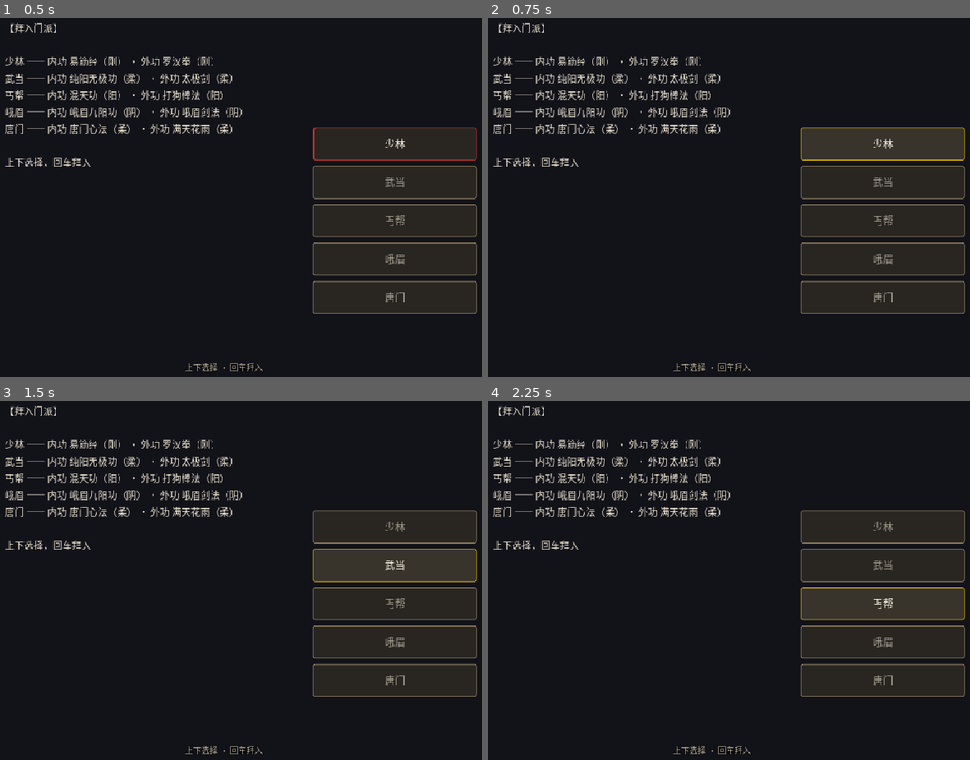
Above: before the commit, frames 1-4 (two rows, left to right).
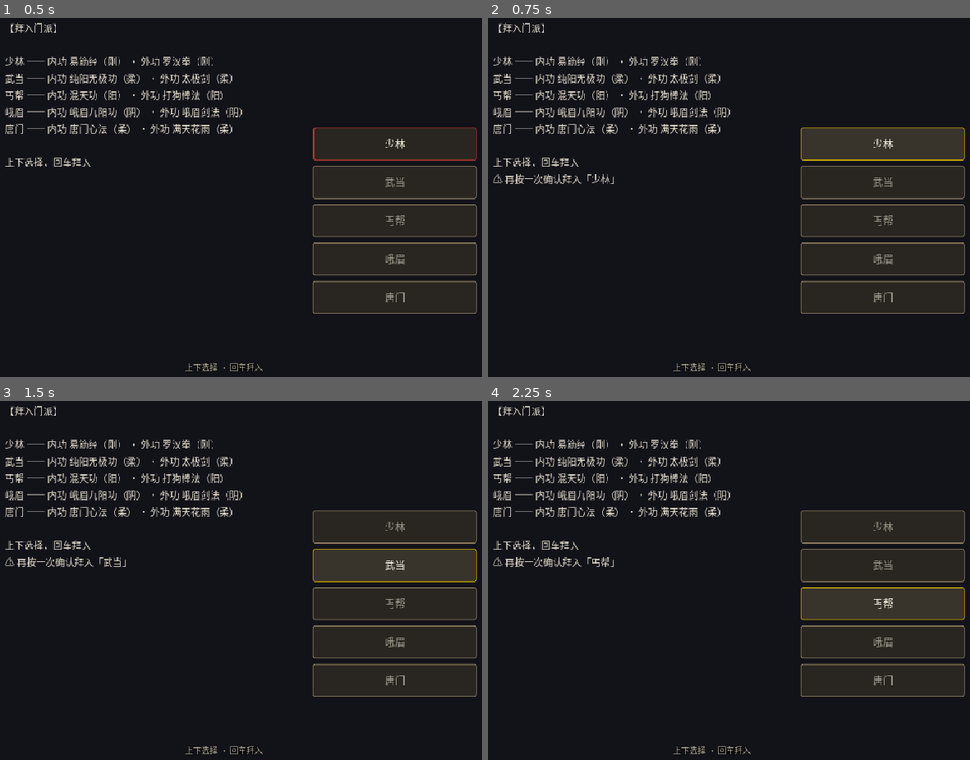
Above: after the commit, the same moments.

Repository: linxuhao/jinyong-heroes
Game: Godot game, scene res://scenes/segments/sect_select.tscn
Two runs of this game, one before a commit and one after it. Both use one fixed random seed, a clock stepped at 60 frames per second and the inputs below. This scene is started directly instead of the project's main scene. Sound files missing from this copy of the repository are replaced by a short silence.
Inputs:
- Up to frame 1 (0.5 s): no input
- Up to frame 2 (0.75 s): click "少林" at 0.5 s
- Up to frame 3 (1.5 s): click "武当" at 1.25 s
- Up to frame 4 (2.25 s): click "丐帮" at 2 s

Frame 1 is identical in both runs. In frame 2, 0.3% of the frame differs, in the area x 1-27%, y 43-47%; in frame 3, 0.3%; in frame 4, 0.3%.

Commit message:
dpe_game/t_impl: feat_c3_backs_confirmations [jinyong-nav] (12 file(s))

Diff:
--- a/scripts/segments/sect_select.gd
+++ b/scripts/segments/sect_select.gd
@@ -26,6 +26,17 @@
 ## focused sect's data row (false for an out-of-range focus).
 var consequence_matches_focus: bool = false
 
+## Surface (R5 C3): true when the CURRENT focus_index row is ARMED for the
+## two-press join confirmation — first press on a row arms (ZERO writes:
+## selected_sect_id stays ""), the SAME row's second press commits. A different
+## row press or a move re-arms to that row (confirm_armed becomes false until
+## re-armed). Published by _render().
+var confirm_armed: bool = false
+
+## Private: the focus_index the join arm was set for (R5 C3). The commit only
+## happens on the SAME row's second press; pressing a different row re-arms.
+var _armed_index: int = -1
+
 
 func _ready() -> void:
 	_wire_sect_buttons()
@@ -41,23 +52,62 @@
 		pressed_connected["SectButton%d" % i] = btn.get_signal_connection_list("pressed").size() > 0
 
 
+## R5 C3: two-press join confirmation. FIRST press on a row: focus + render +
+## arm (ZERO writes — selected_sect_id stays ""). SAME-row SECOND press: commit
+## through the existing _pick() path byte-identically. A different row press
+## re-arms to that row.
 func _on_sect_pressed(i: int) -> void:
 	focus_index = i
 	_render()
+	if not confirm_armed or _armed_index != focus_index:
+		confirm_armed = true
+		_armed_index = focus_index
+		var ids: Array[String] = ProgressionGongfaData.sect_ids()
+		var sname: String = ""
+		if focus_index >= 0 and focus_index < ids.size():
+			var row: Dictionary = ProgressionGongfaData.SECTS[focus_index]
+			sname = tr(str(row["display_name"]))
+		var body: Label = get_node_or_null("BodyLabel") as Label
+		if body != null:
+			body.text = body.text + "\n" + tr("⚠ 再按一次确认拜入「%s」") % sname
+		return
+	confirm_armed = false
+	_armed_index = -1
 	_pick()
 
 
 func _unhandled_input(event: InputEvent) -> void:
 	if event.is_action_pressed("ui_accept"):
 		get_viewport().set_input_as_handled()
+		# Keyboard mirrors the press logic symmetrically: first accept arms
+		# (zero writes), same-row second accept commits.
+		if not confirm_armed or _armed_index != focus_index:
+			confirm_armed = true
+			_armed_index = focus_index
+			var ids: Array[String] = ProgressionGongfaData.sect_ids()
+			var sname: String = ""
+			if focus_index >= 0 and focus_index < ids.size():
+				var row: Dictionary = ProgressionGongfaData.SECTS[focus_index]
+				sname = tr(str(row["display_name"]))
+			var body: Label = get_node_or_null("BodyLabel") as Label
+			if body != null:
+				body.text = body.text + "\n" + tr("⚠ 再按一次确认拜入「%s」") % sname
+			return
+		confirm_armed = false
+		_armed_index = -1
 		_pick()
 	elif event.is_action_pressed("move_up"):
 		get_viewport().set_input_as_handled()
 		focus_index = (focus_index - 1 + 5) % 5
+		# A move re-arms to the moved row: the old row is no longer armed.
+		confirm_armed = false
+		_armed_index = -1
 		_render()
 	elif event.is_action_pressed("move_down"):
 		get_viewport().set_input_as_handled()
 		focus_index = (focus_index + 1) % 5
+		confirm_armed = false
+		_armed_index = -1
 		_render()
 
 
Not shown, changed: playtest/_common.yaml
Not shown, added: playtest/back_button_attr_pick_zero_delta.yaml
Not shown, added: playtest/back_button_card_pick_zero_delta.yaml
Not shown, added: playtest/back_button_gongfa_pick_zero_delta.yaml
Not shown, added: playtest/back_button_sect_switch_zero_delta.yaml
Not shown, added: playtest/back_button_year_end_zero_delta.yaml
Not shown, added: playtest/event_phase_no_exit_reaffirmed.yaml
Not shown, added: playtest/sect_join_needs_confirm.yaml
Not shown, added: playtest/year_end_switch_needs_confirm.yaml
Not shown, added: final/delivery_notes_feat_c3_backs_confirmations.md
Not shown, changed: tests/test_playtest_contract_smoke.py
